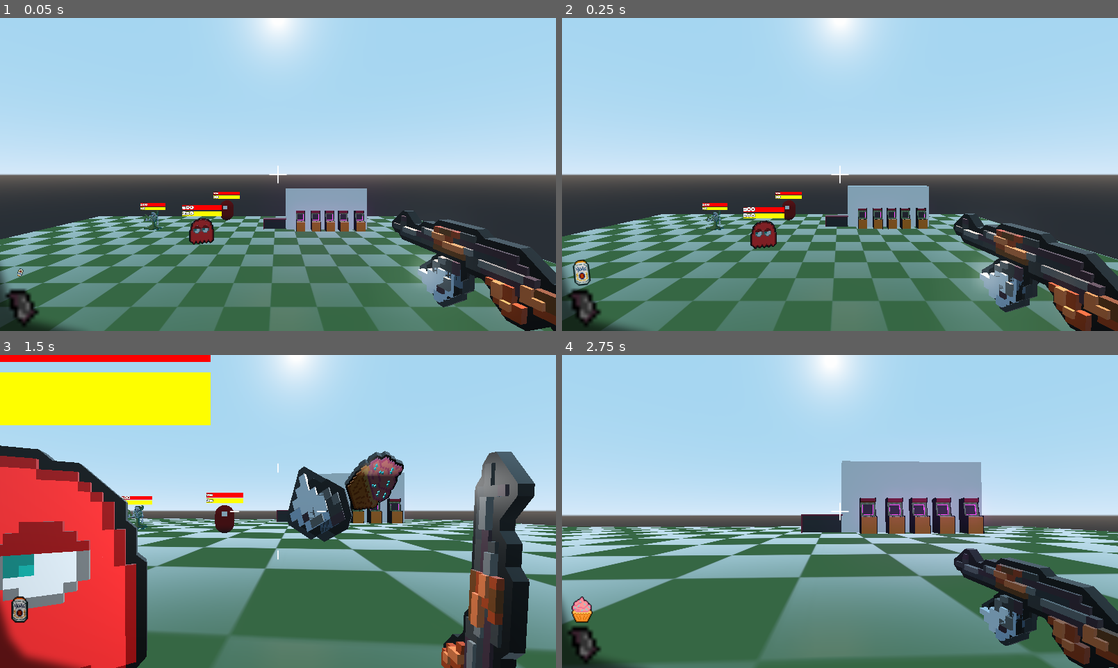
Above: before the commit, frames 1-4 (two rows, left to right).
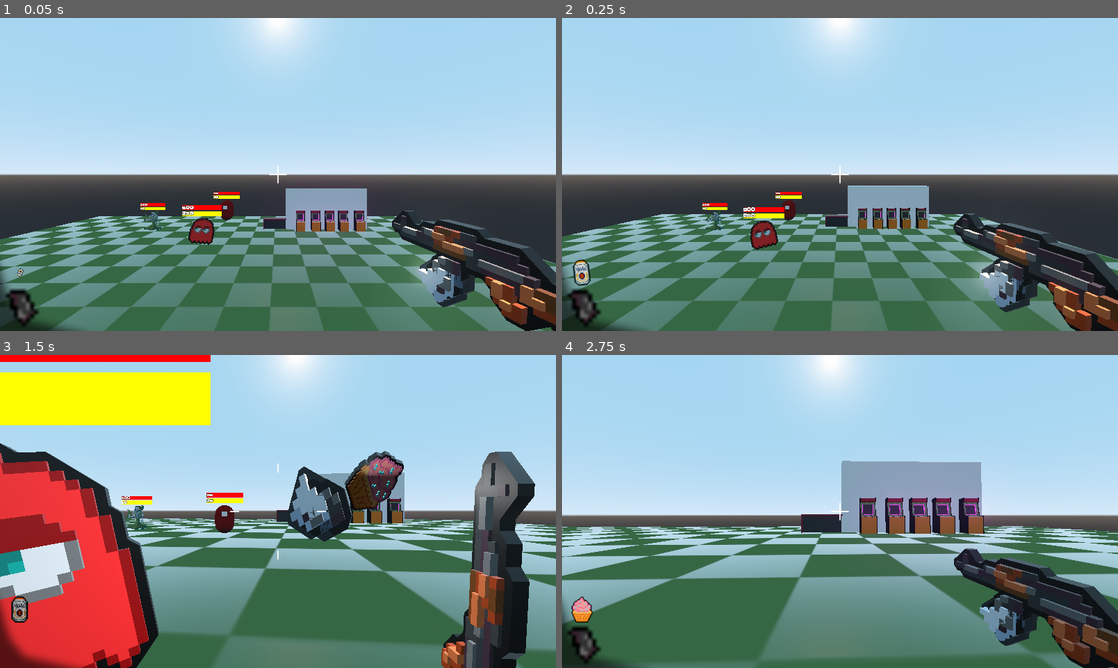
Above: after the commit, the same moments.

Repository: bramreth/WildJam31
Game: Godot game, scene res://scenes/enviornments/playground.tscn
The game is run twice, just before and just after one commit, with the same random seed, the same clock (stepped at 60 frames per second) and the same inputs.
Inputs (mouse positions are in pixels of both pictures, inside the frame that each line leads up to):
- Up to frame 1 (0.05 s): no input
- Up to frame 2 (0.25 s): no input
- Up to frame 3 (1.5 s): move the mouse to (305, 511) at 0.52 s; press the mouse at (305, 511) at 0.53 s; hold W (move_forward) from 0.53 s (still down); tap Space (move_jump) at 0.77 s; move the mouse to (250, 511) at 1.27 s; release the mouse at (250, 511) at 1.28 s; tap 1 (cycle_ammo) at 1.35 s
- Up to frame 4 (2.75 s): keep holding W (move_forward); tap Space (move_jump) at 1.52 s; move the mouse to (851, 505) at 2.02 s; hold Shift (move_sprint) from 2.03 s (still down)

The runs differ from the first frame. In frame 1, 0.1% of the frame differs, in the area x 33-39%, y 63-73%; in frame 2, 0.1%; in frame 3, 5.0%, in the area x 0-29%, y 28-100%; in frame 4, nothing differs.

Commit message:
walk anim

Diff:
--- a/scenes/characters/enemies/bat.tscn
+++ b/scenes/characters/enemies/bat.tscn
@@ -1,15 +1,29 @@
-[gd_scene load_steps=3 format=2]
+[gd_scene load_steps=5 format=2]
 
 [ext_resource path="res://kenshape_assets/enemies/bat/bat.glb" type="PackedScene" id=1]
 [ext_resource path="res://scenes/characters/enemies/enemy.tscn" type="PackedScene" id=2]
+
+[sub_resource type="ViewportTexture" id=1]
+viewport_path = NodePath("health_bar/Viewport")
+
+[sub_resource type="SpatialMaterial" id=2]
+resource_local_to_scene = true
+flags_transparent = true
+flags_unshaded = true
+params_billboard_mode = 2
+params_billboard_keep_scale = true
+albedo_texture = SubResource( 1 )
 
 [node name="enemy" instance=ExtResource( 2 )]
 
 [node name="MeshInstance" parent="." index="1"]
 layers = 0
 
-[node name="bat" parent="MeshInstance" index="0" instance=ExtResource( 1 )]
+[node name="bat" parent="MeshInstance/sprite_container" index="0" instance=ExtResource( 1 )]
 transform = Transform( 0.1, 0, 0, 0, -1.62921e-08, -0.1, 0, 0.1, -1.62921e-08, 0, 0, 0 )
 
 [node name="MeshInstance" parent="MeshInstance" index="1"]
 layers = 0
+
+[node name="health_bar" parent="." index="10"]
+material/0 = SubResource( 2 )
--- a/scenes/characters/enemies/demon.tscn
+++ b/scenes/characters/enemies/demon.tscn
@@ -1,15 +1,29 @@
-[gd_scene load_steps=3 format=2]
+[gd_scene load_steps=5 format=2]
 
 [ext_resource path="res://kenshape_assets/enemies/demon/blue demon.glb" type="PackedScene" id=1]
 [ext_resource path="res://scenes/characters/enemies/enemy.tscn" type="PackedScene" id=2]
+
+[sub_resource type="ViewportTexture" id=1]
+viewport_path = NodePath("health_bar/Viewport")
+
+[sub_resource type="SpatialMaterial" id=2]
+resource_local_to_scene = true
+flags_transparent = true
+flags_unshaded = true
+params_billboard_mode = 2
+params_billboard_keep_scale = true
+albedo_texture = SubResource( 1 )
 
 [node name="enemy" instance=ExtResource( 2 )]
 
 [node name="MeshInstance" parent="." index="1"]
 layers = 0
 
-[node name="blue demon" parent="MeshInstance" index="0" instance=ExtResource( 1 )]
+[node name="blue demon" parent="MeshInstance/sprite_container" index="0" instance=ExtResource( 1 )]
 transform = Transform( 0.1, 0, 0, 0, -1.62921e-08, -0.1, 0, 0.1, -1.62921e-08, 0, 0, 0 )
 
 [node name="MeshInstance" parent="MeshInstance" index="1"]
 layers = 0
+
+[node name="health_bar" parent="." index="10"]
+material/0 = SubResource( 2 )
--- a/scenes/characters/enemies/enemy.gd
+++ b/scenes/characters/enemies/enemy.gd
@@ -38,15 +38,15 @@
 				return move_direction
 			else:
 				if not _has_line_of_sight_to_player():
-					_current_state = STATES.IDLE
+					move_state(STATES.IDLE)
 					return Vector3.ZERO
 				else:
-					_current_state = STATES.TRACKING_PLAYER
+					move_state(STATES.TRACKING_PLAYER)
 					return Vector3.ZERO
 		STATES.TRACKING_PLAYER:
 			if not _has_line_of_sight_to_player():
 				_get_path()
-				_current_state = STATES.SEARCHING
+				move_state(STATES.SEARCHING)
 			return _calculate_direction_to_player()
 		_: return Vector3.ZERO
 
@@ -98,7 +98,7 @@
 	if not body: return
 	if body.is_in_group('player') and _has_line_of_sight_to_player():
 		_path.clear()
-		_current_state = STATES.TRACKING_PLAYER
+		move_state(STATES.TRACKING_PLAYER)
 
 
 func _has_line_of_sight_to_player() -> bool:
@@ -111,11 +111,23 @@
 	$PlayerLineOfSight.enabled = false
 	return false
 
+func move_state(_state_in: int):
+#	assert(_state_in in STATES.keys(), "invalid target state")
+	if _current_state == _state_in: return
+	_current_state = _state_in
+	match _current_state:
+		STATES.IDLE:
+			$AnimationPlayer.stop()
+		STATES.SEARCHING:
+			$AnimationPlayer.play("walk")
+		STATES.TRACKING_PLAYER:
+			$AnimationPlayer.play("walk")
+
+
 
 func damage(amount:int, knockback:Vector3 = Vector3.ZERO) -> void:
 	if dead: return
-	if not _current_state == STATES.TRACKING_PLAYER:
-		_current_state = STATES.TRACKING_PLAYER
+	move_state(STATES.TRACKING_PLAYER)
 	.damage(amount, knockback)
 	update_bars()
 
@@ -123,7 +135,7 @@
 func apply_element(ammo_source):
 	if ammo_source.fire:
 		$effect_handler.add_burn(ammo_source.fire)
-	if armor < 0:
+	if armor <= 0:
 		if ammo_source.frost:
 			$effect_handler.add_frost(ammo_source.frost)
 		if ammo_source.poison:
--- a/scenes/characters/enemies/enemy.tscn
+++ b/scenes/characters/enemies/enemy.tscn
@@ -39,6 +39,23 @@
 params_billboard_keep_scale = true
 albedo_texture = SubResource( 7 )
 
+[sub_resource type="Animation" id=9]
+resource_name = "walk"
+length = 0.4
+loop = true
+tracks/0/type = "value"
+tracks/0/path = NodePath("MeshInstance/sprite_container:rotation_degrees")
+tracks/0/interp = 1
+tracks/0/loop_wrap = true
+tracks/0/imported = false
+tracks/0/enabled = true
+tracks/0/keys = {
+"times": PoolRealArray( 0, 0.2 ),
+"transitions": PoolRealArray( 0.01, 0.01 ),
+"update": 0,
+"values": [ Vector3( 0, -10, 0 ), Vector3( 0, 10, 0 ) ]
+}
+
 [node name="enemy" groups=[
 "enemy",
 ] instance=ExtResource( 1 )]
@@ -47,16 +64,19 @@
 max_armor = 25
 
 [node name="MeshInstance" type="MeshInstance" parent="." index="1"]
-transform = Transform( 1, 0, 0, 0, -1.62921e-07, 1, 0, -1, -1.62921e-07, 0, 0, 0 )
+transform = Transform( 1, 0, 0, 0, -4.37114e-08, 1, 0, -1, -4.37114e-08, 0, 0, 0 )
 mesh = SubResource( 1 )
 material/0 = SubResource( 2 )
 
-[node name="MeshInstance" type="MeshInstance" parent="MeshInstance" index="0"]
+[node name="sprite_container" type="Spatial" parent="MeshInstance" index="0"]
+transform = Transform( 1, 0, 0, 0, 1, -3.55271e-15, 0, 3.55271e-15, 1, 0, 0, 0 )
+
+[node name="MeshInstance" type="MeshInstance" parent="MeshInstance" index="1"]
 transform = Transform( 1, 0, 0, 0, 1, -2.84217e-14, 0, 2.84217e-14, 1, 0, -0.9366, 0.556511 )
 mesh = SubResource( 3 )
 material/0 = null
 
-[node name="DetectionArea" type="Area" parent="MeshInstance" index="1"]
+[node name="DetectionArea" type="Area" parent="MeshInstance" index="2"]
 transform = Transform( 1, 0, 0, 0, -1.62921e-07, -1, 0, 1, -1.62921e-07, 0, 0, 0 )
 
 [node name="CollisionShape" type="CollisionShape" parent="MeshInstance/DetectionArea" index="0"]
@@ -113,4 +133,7 @@
 [node name="root" parent="health_bar/Viewport" index="0" instance=ExtResource( 10 )]
 margin_right = 200.0
 margin_bottom = 55.0
+
+[node name="AnimationPlayer" type="AnimationPlayer" parent="." index="11"]
+anims/walk = SubResource( 9 )
 [connection signal="body_entered" from="MeshInstance/DetectionArea" to="." method="detected_body"]
--- a/scenes/characters/enemies/ghost.tscn
+++ b/scenes/characters/enemies/ghost.tscn
@@ -8,18 +8,32 @@
 
 [sub_resource type="SphereShape" id=2]
 
+[sub_resource type="ViewportTexture" id=3]
+viewport_path = NodePath("health_bar/Viewport")
+
+[sub_resource type="SpatialMaterial" id=4]
+resource_local_to_scene = true
+flags_transparent = true
+flags_unshaded = true
+params_billboard_mode = 2
+params_billboard_keep_scale = true
+albedo_texture = SubResource( 3 )
+
 [node name="enemy" instance=ExtResource( 2 )]
-max_health = 2000
+max_health = 200
 max_armor = 100
 
 [node name="MeshInstance" parent="." index="1"]
 layers = 0
 
-[node name="MeshInstance" parent="MeshInstance" index="0"]
+[node name="sprite_container" parent="MeshInstance" index="0"]
+transform = Transform( 1, 0, 0, 0, 1, -3.55271e-15, 0, 3.55271e-15, 1, 0, 0, 0 )
+
+[node name="we have pac man at home" parent="MeshInstance/sprite_container" index="0" instance=ExtResource( 1 )]
+transform = Transform( 0.1, 0, 0, 0, -1.62921e-08, -0.1, 0, 0.1, -1.62921e-08, 0, 0, 0 )
+
+[node name="MeshInstance" parent="MeshInstance" index="1"]
 layers = 0
-
-[node name="we have pac man at home" parent="MeshInstance" index="2" instance=ExtResource( 1 )]
-transform = Transform( 0.1, 0, 0, 0, -1.62921e-08, -0.1, 0, 0.1, -1.62921e-08, 0, 0, 0 )
 
 [node name="WeakSpot" type="Area" parent="." index="7" groups=[
 "hitbox",
@@ -35,3 +49,6 @@
 [node name="CollisionShape" parent="Hitbox" index="0"]
 transform = Transform( 1, 0, 0, 0, -1.62921e-07, 1, 0, -1, -1.62921e-07, 0, -0.520665, 0 )
 shape = SubResource( 2 )
+
+[node name="health_bar" parent="." index="11"]
+material/0 = SubResource( 4 )
--- a/scenes/characters/enemies/slime.tscn
+++ b/scenes/characters/enemies/slime.tscn
@@ -19,11 +19,11 @@
 [node name="MeshInstance" parent="." index="1"]
 layers = 0
 
-[node name="MeshInstance" parent="MeshInstance" index="0"]
+[node name="test_sprite_2_bone_depth" parent="MeshInstance/sprite_container" index="0" instance=ExtResource( 1 )]
+transform = Transform( 0.1, 0, 0, 0, -1.62921e-08, -0.1, 0, 0.1, -1.62921e-08, 0, 0, 0 )
+
+[node name="MeshInstance" parent="MeshInstance" index="1"]
 layers = 0
-
-[node name="test_sprite_2_bone_depth" parent="MeshInstance" index="2" instance=ExtResource( 1 )]
-transform = Transform( 0.1, 0, 0, 0, -1.62921e-08, -0.1, 0, 0.1, -1.62921e-08, 0, 0, 0 )
 
 [node name="health_bar" parent="." index="10"]
 material/0 = SubResource( 2 )
Not shown: 1 places in scenes/characters/enemies/enemy.tscn that only renumber resources
Not shown: 1 places in scenes/characters/enemies/ghost.tscn that only renumber resources
